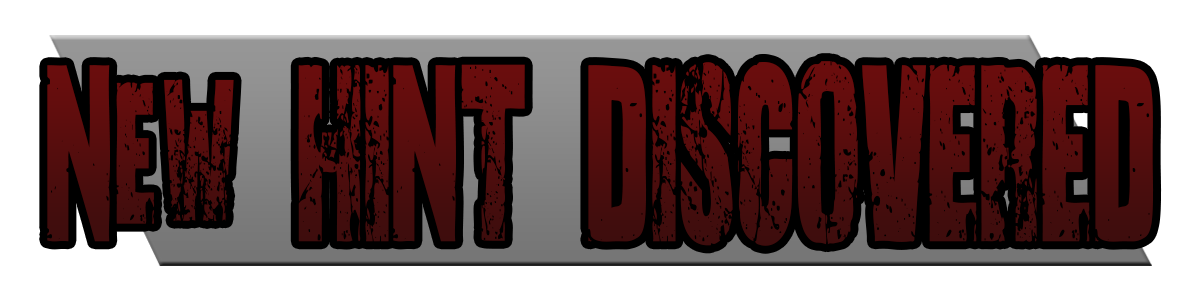
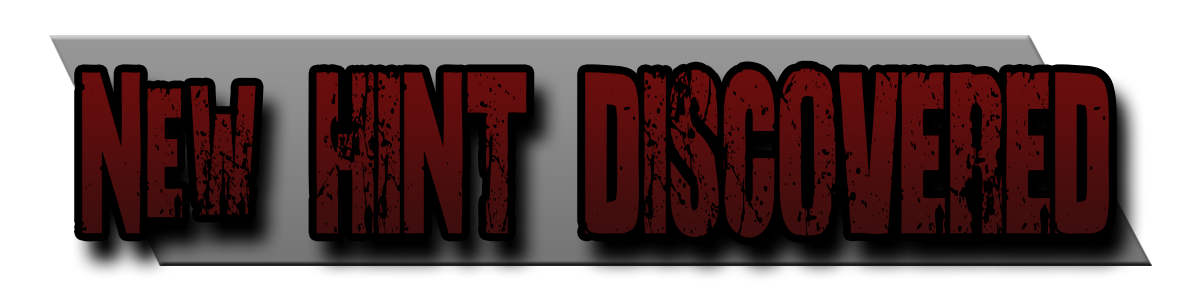
Layer changes from the first 1200 × 300 image to the second:
painted on "New HINT DISCOVERED" over [47, 61, 1154, 246]
